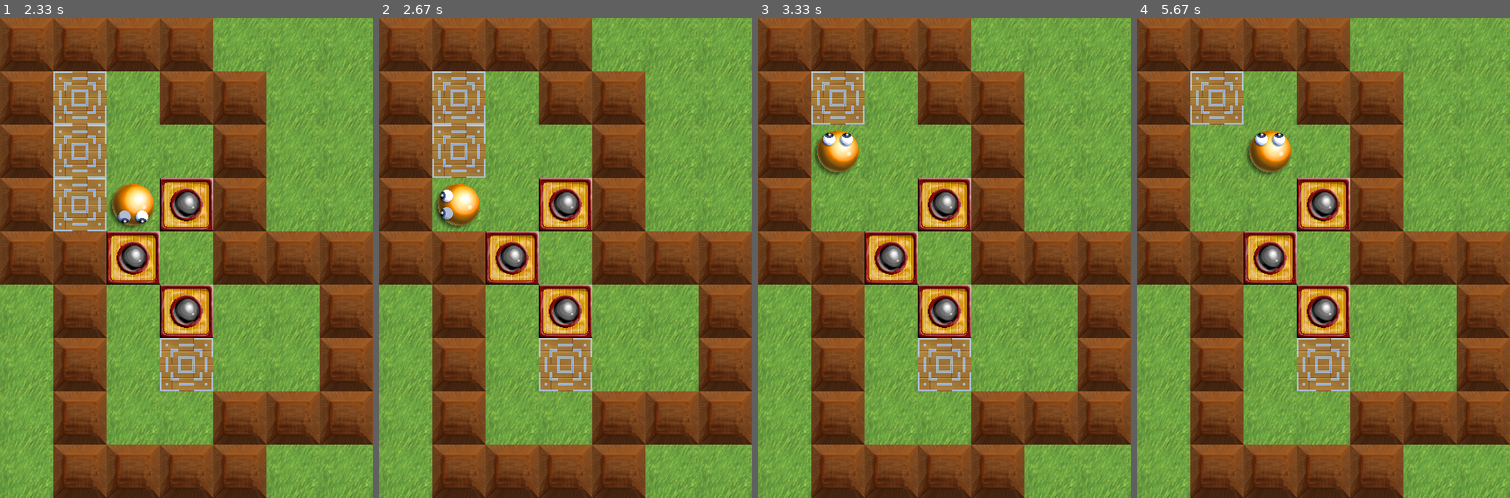
Above: before the commit, frames 1-4 (left to right).
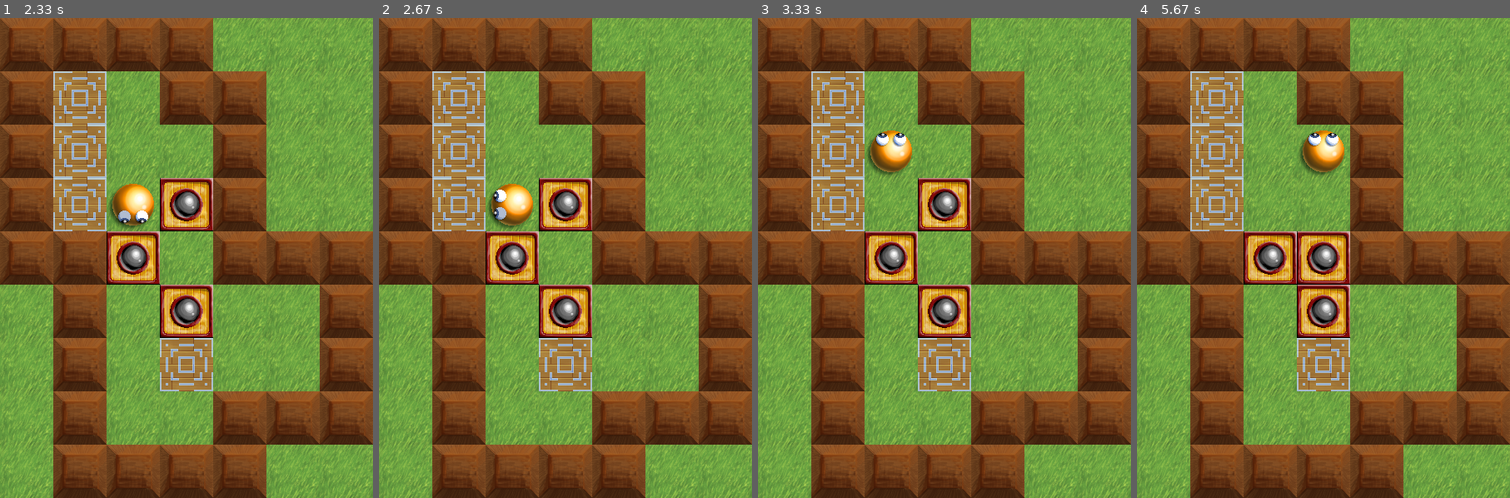
Above: after the commit, the same moments.

Repository: shurikkuzmin/Pusher
Game: pygame game, started from pygame_intro.py
Two runs of this game, one before a commit and one after it. Both use one fixed random seed, a clock stepped at 60 frames per second and the inputs below.
Inputs:
- Up to frame 1 (2.33 s): hold Right 0.33-0.8 s; hold Up 0.83-1.13 s; hold Right 1.17-1.63 s; hold Left 1.67-2.2 s; hold Down from 2.23 s (still down)
- Up to frame 2 (2.67 s): release Down at 2.53 s; hold Left from 2.57 s (still down)
- Up to frame 3 (3.33 s): release Left at 2.97 s; hold Up from 3 s (still down)
- Up to frame 4 (5.67 s): release Up at 3.37 s; hold Right 3.4-4.03 s; hold Down 4.07-4.43 s; hold Left 4.47-4.93 s; hold Right 4.97-5.43 s; hold Up from 5.47 s (still down)

Frame 1 is identical in both runs. In frame 2, 2.5% of the frame differs, in the area x 14-42%, y 33-45%; in frame 3, 4.1%; in frame 4, 8.1%, in the area x 14-58%, y 22-56%.

Commit message:
Almost there.

Diff:
--- a/pygame_intro.py
+++ b/pygame_intro.py
@@ -86,61 +86,7 @@
 
 hero = heroDown
 
-while True:
-    for event in pygame.event.get():
-        if event.type == QUIT:
-            pygame.quit()
-            sys.exit()
-        if event.type == KEYDOWN:
-            if event.key == K_RIGHT:
-                hero = heroRight
-                if level1[yHero][xHero+1] != '*':
-                    level1[yHero][xHero] = ' '
-                    xHero = xHero + 1
-                    level1[yHero][xHero] = 'H'
-
-            if event.key == K_LEFT:
-                hero = heroLeft
-                if level1[yHero][xHero-1] != '*':
-                    level1[yHero][xHero] = ' '
-                    xHero = xHero - 1
-                    level1[yHero][xHero] = 'H'
-
-            if event.key == K_UP:
-                hero = heroUp
-                if level1[yHero-1][xHero] != '*':
-                    level1[yHero][xHero] = ' '
-                    yHero = yHero - 1
-                    level1[yHero][xHero] = 'H'
-
-            if event.key == K_DOWN:
-                hero = heroDown
-                if level1[yHero+1][xHero] != '*':
-                    if level1[yHero+1][xHero] == "B":
-                        if level1[yHero+2][xHero] == "T":
-                            level1[yHero+2][xHero] = "G"
-                        elif level1[yHero+2][xHero] == " ":
-                            level1[yHero+2][xHero] = 'B'
-                        elif level1[yHero+2][xHero] == "*":
-                            continue
-
-                    elif level1[yHero+1][xHero] == "G":
-                        if level1[yHero+2][xHero] == "*":
-                            continue
-                        elif level1[yHero+2][xHero] == ' ':
-                            level1[yHero+2][xHero] = 'B'
-                            level1[yHero+1][xHero] = 'I'
-
-
-                    # use return move true or false to move the Hero?
-                    level1[yHero][xHero] = ' '
-                    yHero = yHero + 1
-                    level1[yHero][xHero] = 'H'
-
-
-
-
-
+def drawLevel():
     SURFACE.fill(BLACK)
     #Draw the level
     for row in range(rowSize):
@@ -162,6 +108,68 @@
                 SURFACE.blit(target,(tileWidth*column,row*tileHeight))
                 SURFACE.blit(hero,(tileWidth*column,row*tileHeight))
 
+while True:
+    for event in pygame.event.get():
+        if event.type == QUIT:
+            pygame.quit()
+            sys.exit()
+        if event.type == KEYDOWN:
+            if event.key == K_RIGHT:
+                hero = heroRight
+                xNew = xHero+1
+                yNew = yHero
+                xNew2 = xHero+2
+                yNew2 = yHero
+            if event.key == K_LEFT:
+                hero = heroLeft
+                xNew = xHero - 1
+                yNew = yHero
+                xNew2 = xHero-2
+                yNew2 = yHero
+
+            if event.key == K_UP:
+                hero = heroUp
+                yNew = yHero - 1
+                xNew = xHero
+                yNew2 = yHero - 2
+                xNew2 = xHero
+
+            if event.key == K_DOWN:
+                hero = heroDown
+                yNew = yHero + 1
+                xNew = xHero
+                yNew2 = yHero + 2
+                xNew2 = xHero
+
+            if level1[yNew][xNew] != '*':
+
+                if level1[yHero][xHero] == "H":
+                    oldTile = " "
+                if level1[yHero][xHero] == "I":
+                    oldTile = "T"
+
+                if level1[yNew][xNew] == "B" or level1[yNew][xNew] == "G":
+                    if level1[yNew2][xNew2] == "T":
+                        level1[yNew2][xNew2] = "G"
+                    elif level1[yNew2][xNew2] == " ":
+                        level1[yNew2][xNew2] = "B"
+                    elif level1[yNew2][xNew] == "*":
+                        continue
+
+                    level1[yHero][xHero] = oldTile
+                    if level1[yNew][xNew] == "G":
+                        level1[yNew][xNew]="I"
+                    if level1[yNew][xNew] == "B":
+                        level1[yNew][xNew]  = "H"
+                    xHero = xNew
+                    yHero = yNew
+                elif level1[yNew][xNew] == " ":
+                    level1[yNew][xNew] = "H"
+                    level1[yHero][xHero] = oldTile
+                    xHero = xNew
+                    yHero = yNew
+    drawLevel()
+
 
 
 
